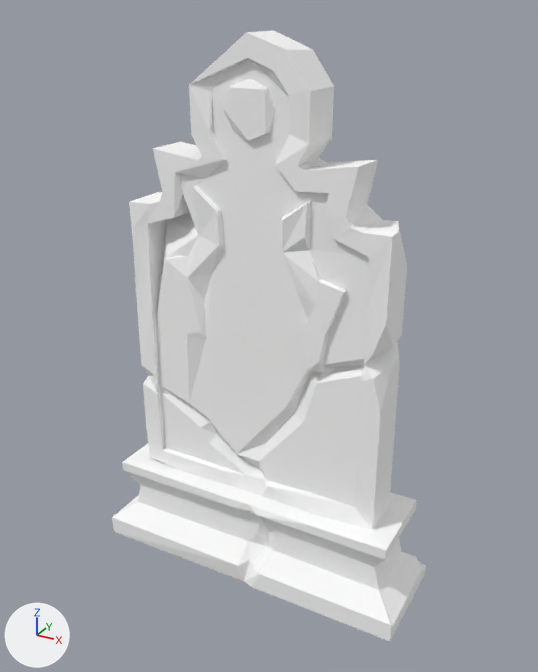
Renders of the glTF model public/siege/scifi/swamp_SM_Prop_Tombstone_02.gltf from each side of a commit.
Camera for both pictures: a camera (50 mm lens) standing at (0.953, -1.695, 1.552) and looking at (0.019, 0.004, 0.702). The axes (+X, +Y, +Z) are drawn at lower left. The lights are the same throughout. The first picture is the older version. Where no turn or scale is listed for an object, it has been applied to the vertices.

Names of what the first picture shows: 'SM_Prop_Tombstone_02'.
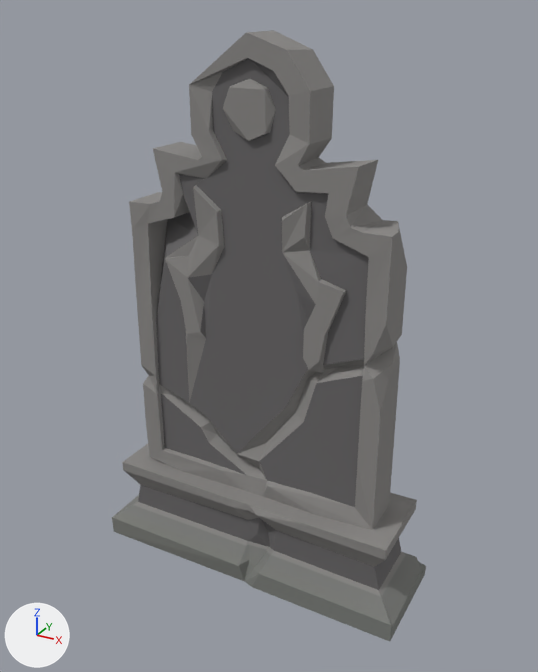
The edits, one by one:
Picture 'PolygonNatureBiomes_Swamp_Texture_01' (img_polygonnaturebiomes_swamp_texture_01) is new.
In material 'Explorer_MAT38' (mat_explorer_mat38), base_color is no longer (1.0, 1.0, 1.0), white #ffffff.
In material 'Explorer_MAT38' (mat_explorer_mat38), texture is now set to img_polygonnaturebiomes_swamp_texture_01.

Location of each change, (x1, y1, x2, y2) in pixels of the pictures (538 x 672 px):
'SM_Prop_Tombstone_02', surface changed (white to grey)
    both: (112, 30, 426, 641)
